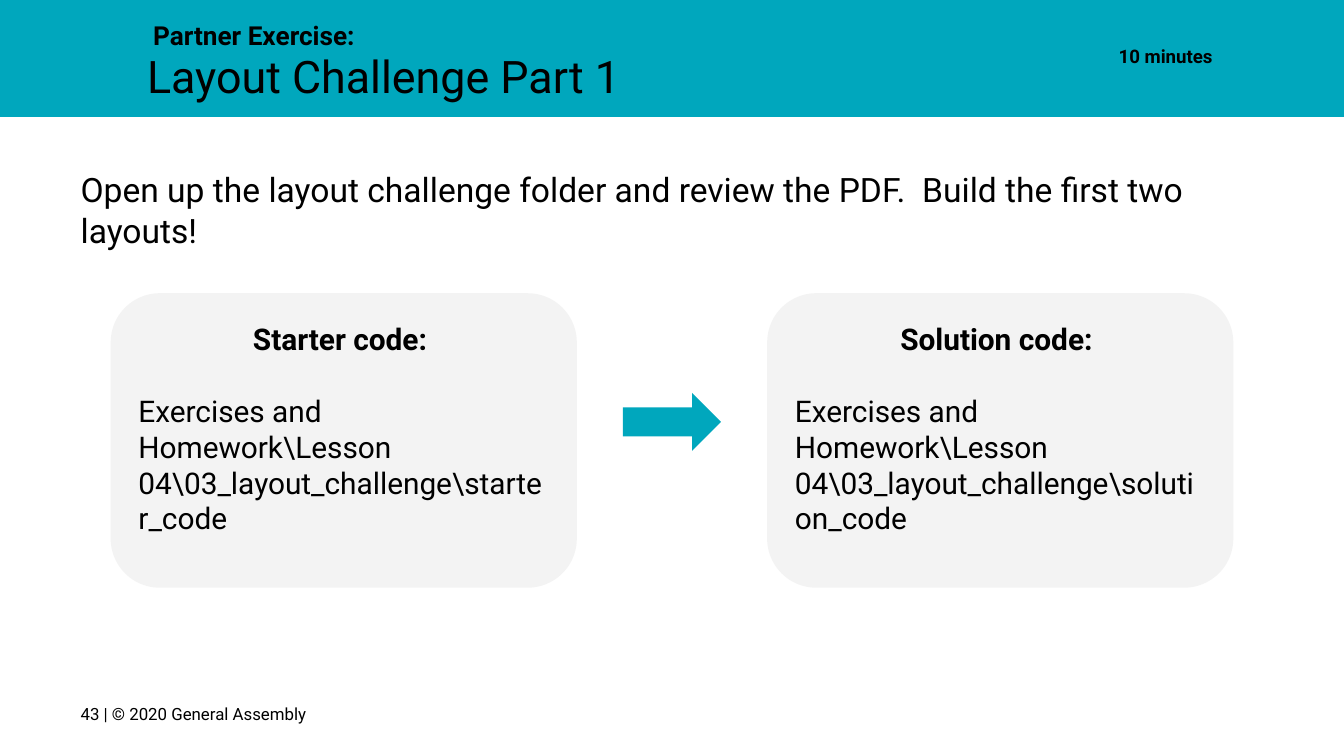
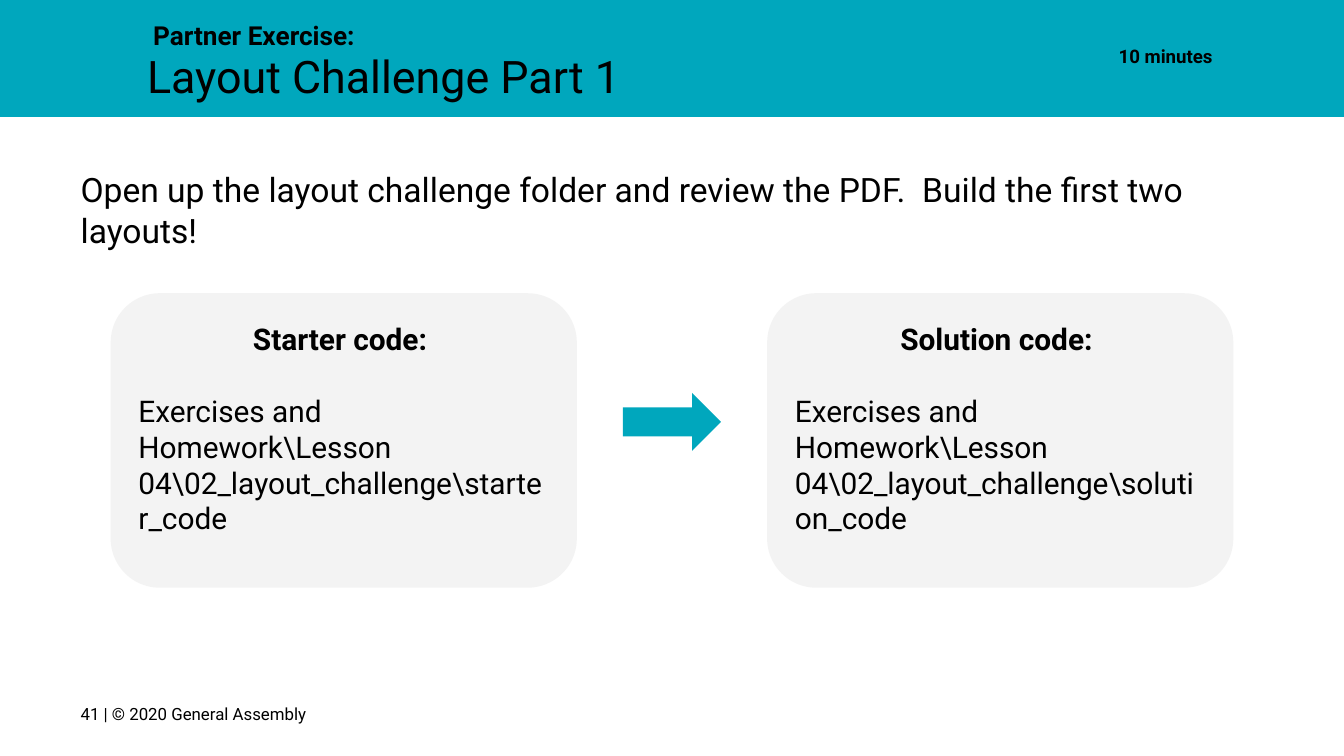
Before and after one commit to FEWD-1-17/curriculum, a slide deck: slide 41 of Lesson Decks/04 Flexbox - FEWD 3.2.pptx (slide 43 before the commit). Drawn at 1344x756 pixels with LibreOffice and Linux fonts; fonts in the diff are those of the drawing; background and template pictures are left out. Boxes give left, top, right and bottom in pixels: in the first picture for what was removed or moved away, otherwise in the second. Text is boxed around its words. In the diff, an @@ line names an element or a change of style, - is before the commit and + after.

Commit message:
Updated Lesson 04

```diff
--- a/Lesson Decks/04 Flexbox - FEWD 3.2.pptx
+++ b/Lesson Decks/04 Flexbox - FEWD 3.2.pptx
@@ text in rounded rectangle at [138,399,541,532]: text changed @@
-Exercises and Homework\Lesson 04\03_layout_challenge\starter_code
+Exercises and Homework\Lesson 04\02_layout_challenge\starter_code
@@ text in rounded rectangle at [795,399,1194,532]: text changed @@
-Exercises and Homework\Lesson 04\03_layout_challenge\solution_code
+Exercises and Homework\Lesson 04\02_layout_challenge\solution_code
@@ text at [81,707,307,724]: text changed @@
-43 | © 2020 General Assembly
+41 | © 2020 General Assembly
```
Also in this commit, not shown: 2 other slides changed, 2 slides removed, 42 other files.
